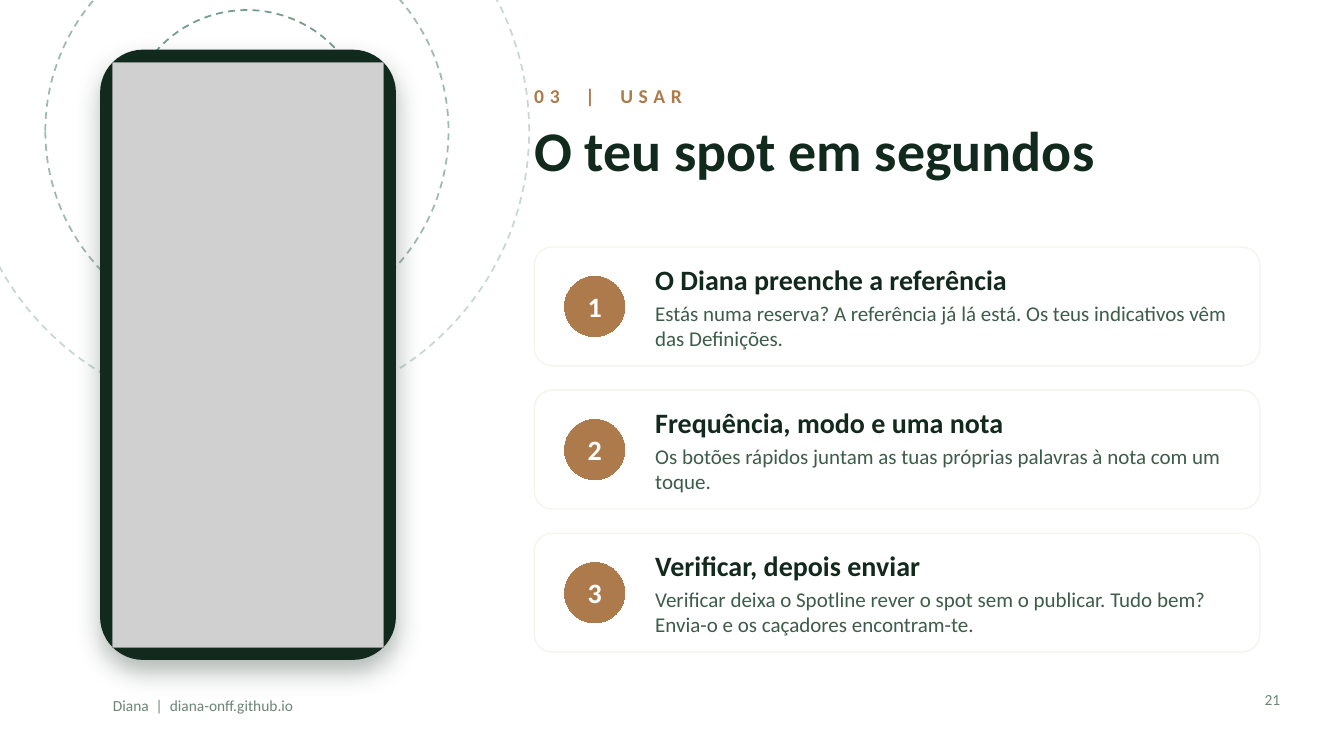
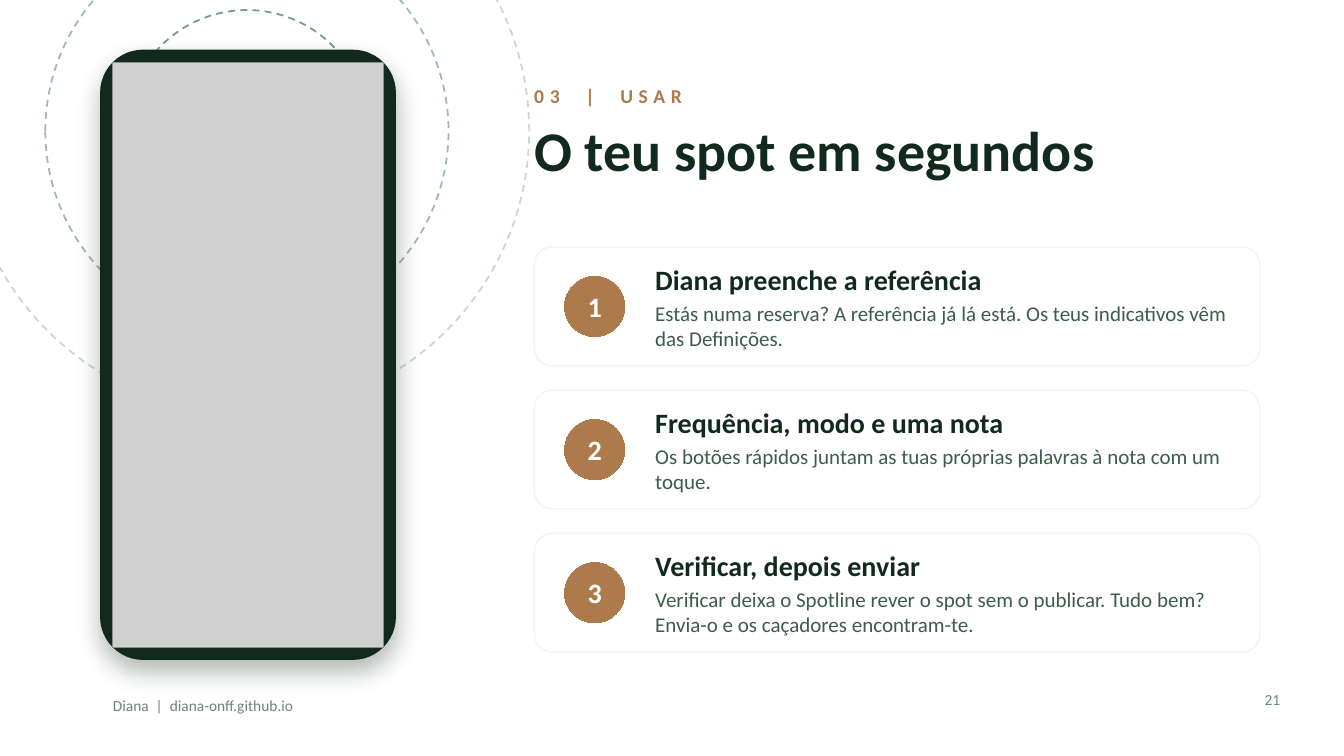
Before and after one commit to diana-onff/diana-onff.github.io, a slide deck: slide 21 of docs/Diana_FaunaFlora_Presentation_PT.pptx. Drawn at 1344x756 pixels with LibreOffice and Linux fonts; fonts in the diff are those of the drawing; grey boxes stand for pictures; background and template pictures are left out. Boxes give left, top, right and bottom in pixels: in the first picture for what was removed or moved away, otherwise in the second. Text is boxed around its words. In the diff, an @@ line names an element or a change of style, - is before the commit and + after.

```diff
--- a/docs/Diana_FaunaFlora_Presentation_PT.pptx
+++ b/docs/Diana_FaunaFlora_Presentation_PT.pptx
@@ text at (655,270,981,295): text changed @@
-O Diana preenche a referência
+Diana preenche a referência
```
Also in this commit, not shown: 12 other slides changed.
